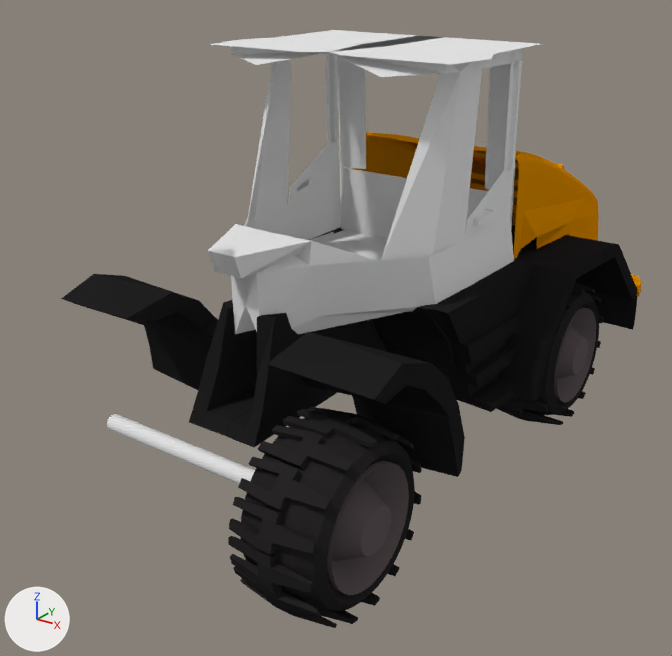
A saved change to the Blender file Models/Vehicles/Land/LIEBHERRL538/LIEBHERRL538.blend.
One viewpoint serves both versions: a 50 mm camera at (9.24, -10.66, 5.61) aimed at (-0.54, 2.82, -1.34). Every picture has the same lights, and +X, +Y and +Z are marked at lower left.

The first picture shows 'BackHood', 'Cab', 'Chassis', 'backLeftRim', 'frontAxle', 'frontLeftRim', 'leftBackTire', 'leftTopTire'.
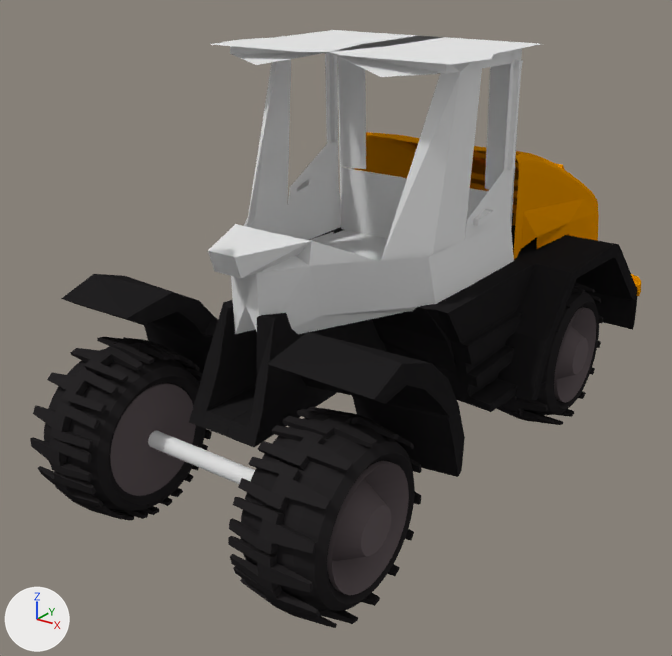
The edits, one by one:
In object 'backLeftRim' (ob_backleftrim), parent goes from ob_leftbacktire to ob_righttoptire.
Object 'rightTopTire' (ob_righttoptire) is new; it shows a copy of the mesh of ob_lefttoptire.
Its parent is ob_liebherr538.
Its location is (-2.228, -3.195, -1.633).
Its rotation in degrees is (0, -90, 0).
Its scale is (1.14, 1.14, 3.1).

Changed parts and their boxes (x1, y1, x2, y2) in the pictures (672 x 656 px):
'rightTopTire', added (black): after (30, 337, 212, 520)
'backLeftRim', moved: before (554, 307, 596, 403); after (110, 383, 196, 496)
'frontLeftRim', unchanged, covered by the edit: before (327, 461, 409, 595)
'rightLeftRim', unchanged, uncovered by the edit: after (327, 461, 409, 595)
'backLeftRim.002', unchanged, uncovered by the edit: after (554, 307, 596, 403)
